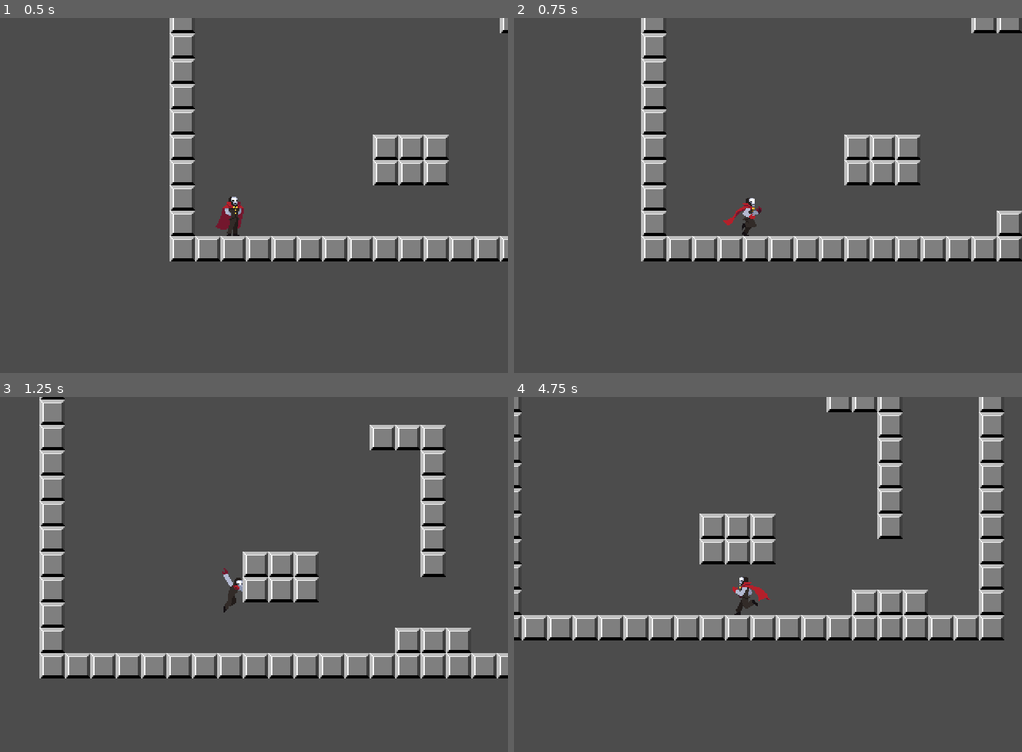
Above: before the commit, frames 1-4 (two rows, left to right).
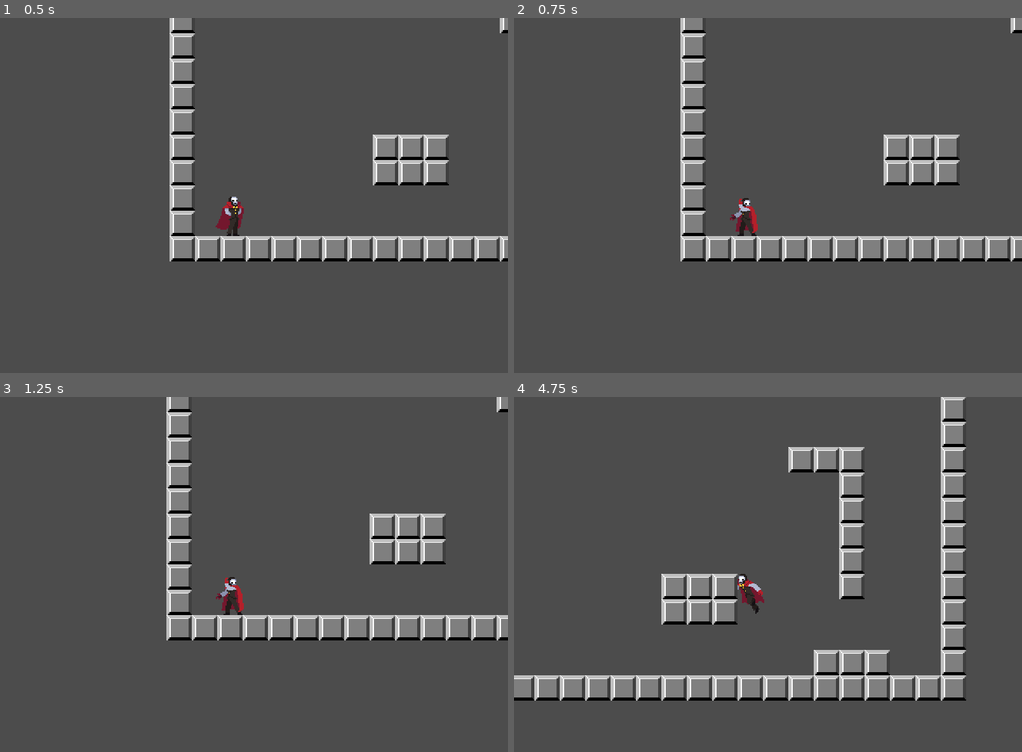
Above: after the commit, the same moments.

Repository: hectorid/jeonsa_prototype
Game: Godot game, scene res://scenes/Level.tscn
Same seed, same stepped clock (60 frames per second), same inputs: the game is played once before the commit and once after it.
Inputs:
- Up to frame 1 (0.5 s): no input
- Up to frame 2 (0.75 s): tap Enter at 0.5 s; hold D (move_right) from 0.53 s (still down); hold J (shoot, bound only before the commit) from 0.53 s (still down)
- Up to frame 3 (1.25 s): keep holding D (move_right); keep holding J (shoot, bound only before the commit); tap K (jump) at 0.77 s
- Up to frame 4 (4.75 s): release J (shoot, bound only before the commit) at 1.28 s; tap J (shoot, bound only before the commit) at 1.35, 2.85, 4.35 s; tap K (jump) at 1.52, 3.02, 3.77, 4.52 s; release D (move_right) at 2.03 s; hold A (move_left) 2.03-2.78 s; hold J (shoot, bound only before the commit) 2.03-2.78 s; hold D (move_right) 2.78-4.28 s; hold J (shoot, bound only before the commit) 3.53-4.28 s; hold A (move_left) from 4.28 s (still down)

Frame 1 is identical in both runs. In frame 2, 12% of the frame differs, in the area x 25-100%, y 0-69%; in frame 3, 22%; in frame 4, 29%, in the area x 0-97%, y 0-86%.

Commit message:
Changed input map of attack

Diff:
--- a/project.godot
+++ b/project.godot
@@ -105,13 +105,6 @@
 , Object(InputEventJoypadButton,"resource_local_to_scene":false,"resource_name":"","device":0,"button_index":15,"pressure":0.0,"pressed":false,"script":null)
  ]
 }
-shoot={
-"deadzone": 0.5,
-"events": [ Object(InputEventKey,"resource_local_to_scene":false,"resource_name":"","device":0,"alt":false,"shift":false,"control":false,"meta":false,"command":false,"pressed":false,"scancode":74,"unicode":0,"echo":false,"script":null)
-, Object(InputEventJoypadButton,"resource_local_to_scene":false,"resource_name":"","device":0,"button_index":2,"pressure":0.0,"pressed":false,"script":null)
-, Object(InputEventJoypadButton,"resource_local_to_scene":false,"resource_name":"","device":0,"button_index":5,"pressure":0.0,"pressed":false,"script":null)
- ]
-}
 jump={
 "deadzone": 0.5,
 "events": [ Object(InputEventKey,"resource_local_to_scene":false,"resource_name":"","device":0,"alt":false,"shift":false,"control":false,"meta":false,"command":false,"pressed":false,"scancode":75,"unicode":0,"echo":false,"script":null)
@@ -119,16 +112,16 @@
 , Object(InputEventJoypadButton,"resource_local_to_scene":false,"resource_name":"","device":0,"button_index":0,"pressure":0.0,"pressed":false,"script":null)
  ]
 }
-special={
-"deadzone": 0.5,
-"events": [ Object(InputEventKey,"resource_local_to_scene":false,"resource_name":"","device":0,"alt":false,"shift":false,"control":false,"meta":false,"command":false,"pressed":false,"scancode":76,"unicode":0,"echo":false,"script":null)
-, Object(InputEventJoypadButton,"resource_local_to_scene":false,"resource_name":"","device":0,"button_index":1,"pressure":0.0,"pressed":false,"script":null)
- ]
-}
 config_menu={
 "deadzone": 0.5,
 "events": [ Object(InputEventKey,"resource_local_to_scene":false,"resource_name":"","device":0,"alt":false,"shift":false,"control":false,"meta":false,"command":false,"pressed":false,"scancode":16777217,"unicode":0,"echo":false,"script":null)
 , Object(InputEventJoypadButton,"resource_local_to_scene":false,"resource_name":"","device":0,"button_index":10,"pressure":0.0,"pressed":false,"script":null)
+ ]
+}
+attack={
+"deadzone": 0.5,
+"events": [ Object(InputEventKey,"resource_local_to_scene":false,"resource_name":"","device":0,"alt":false,"shift":false,"control":false,"meta":false,"command":false,"pressed":false,"scancode":74,"unicode":0,"echo":false,"script":null)
+, Object(InputEventJoypadButton,"resource_local_to_scene":false,"resource_name":"","device":0,"button_index":5,"pressure":0.0,"pressed":false,"script":null)
  ]
 }
 
